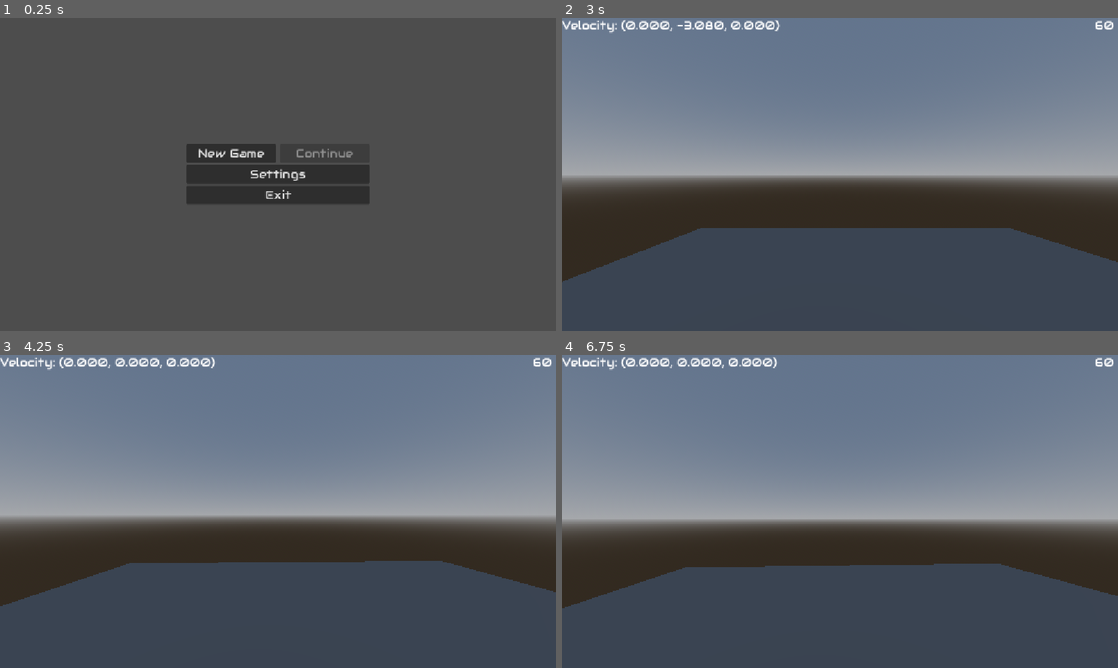
Above: before the commit, frames 1-4 (two rows, left to right).
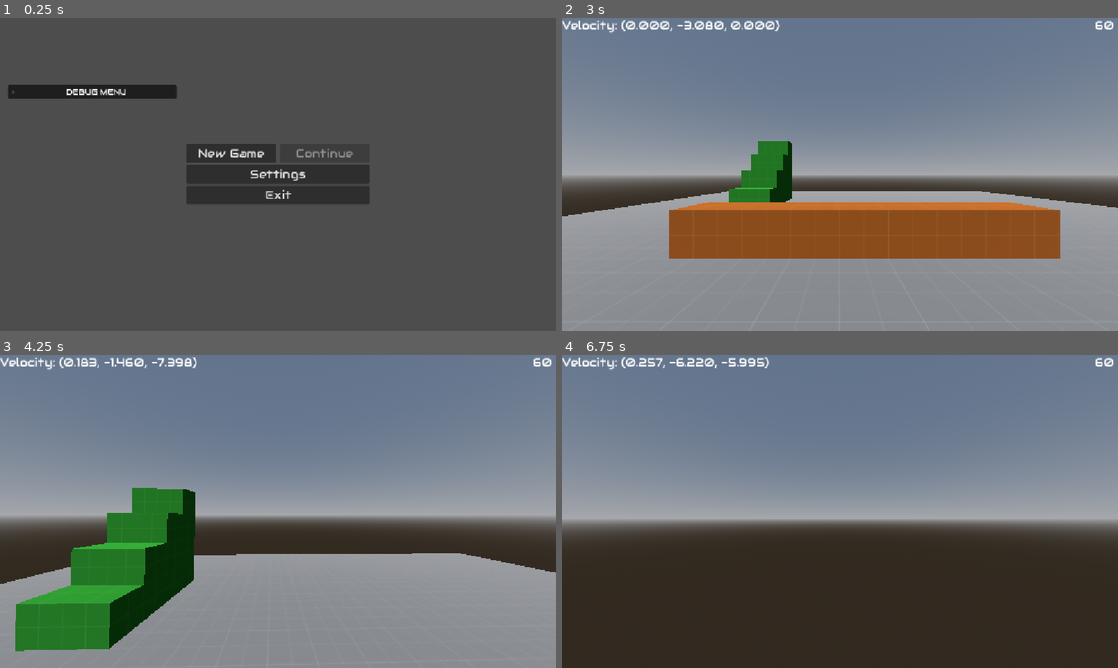
Above: after the commit, the same moments.

Repository: Electron7-7/a-poker-game-made-in-godot
Game: Godot game, scene res://main/dedicated_main.tscn
The game is run twice, just before and just after one commit, with the same random seed, the same clock (stepped at 60 frames per second) and the same inputs.
Inputs (mouse positions are in pixels of both pictures, inside the frame that each line leads up to):
- Up to frame 1 (0.25 s): no input
- Up to frame 2 (3 s): click "New Game" at 0.5 s; click (856, 108) at 1.27 s; type "Alex" at 1.35 s; click "New Game" at 2 s; click "Start Game" at 2.75 s
- Up to frame 3 (4.25 s): tap Enter at 3.5 s; move the mouse to (305, 511) at 3.52 s; hold W (move_forward, bound only after the commit) from 3.53 s (still down); hold Shift (sprint, bound only after the commit) from 3.53 s (still down); tap Space (jump, bound only after the commit) at 3.77, 3.8, 4.07 s
- Up to frame 4 (6.75 s): keep holding W (move_forward, bound only after the commit); move the mouse to (812, 511) at 4.27 s; release Shift (sprint, bound only after the commit) at 4.28 s; tap Space (jump, bound only after the commit) at 4.35, 4.52, 4.82, 5.3, 6.02, 6.32, 6.6 s; tap Shift (sprint, bound only after the commit) at 4.55, 5.85 s; move the mouse to (851, 505) at 5.02 s; hold Shift (sprint, bound only after the commit) 5.03-5.78 s; move the mouse to (834, 517) at 5.77 s; move the mouse to (878, 514) at 6.52 s

The runs differ from the first frame. In frame 1, 1.3% of the frame differs, in the area x 1-32%, y 21-26%; in frame 2, 44%, in the area x 0-100%, y 39-100%; in frame 3, 39%; in frame 4, 31%.

Commit message:
features(various cleanups and small additions): Some debug stuff, making sure that 'PlayerSpawn' doesn't add its editor preview in-game, and other tweaks.

Diff:
--- a/main/world.tscn
+++ b/main/world.tscn
@@ -1,7 +1,10 @@
-[gd_scene load_steps=6 format=3 uid="uid://disimm03y0k03"]
+[gd_scene load_steps=9 format=3 uid="uid://disimm03y0k03"]
 
 [ext_resource type="Script" uid="uid://crtcntar8hbpb" path="res://main/world.gd" id="1_ch0rr"]
 [ext_resource type="Script" uid="uid://c2bj2obe30rpq" path="res://things/thinkers/player_spawn.gd" id="2_cadw0"]
+[ext_resource type="Material" uid="uid://kuj3bw5bet02" path="res://resources/materials/dev_mat_light_grey.tres" id="3_sdvrk"]
+[ext_resource type="Material" uid="uid://cro58we6chbfr" path="res://resources/materials/dev_mat_orange.tres" id="4_b3acj"]
+[ext_resource type="Material" uid="uid://dfkgkjy7bwns3" path="res://resources/materials/dev_mat_green.tres" id="5_mnuad"]
 
 [sub_resource type="StandardMaterial3D" id="StandardMaterial3D_cadw0"]
 render_priority = -1
@@ -31,13 +34,44 @@
 script = ExtResource("2_cadw0")
 metadata/_custom_type_script = "uid://c2bj2obe30rpq"
 
-[node name="@MeshInstance3D@21037" type="MeshInstance3D" parent="PlayerSpawn"]
+[node name="@MeshInstance3D@21041" type="MeshInstance3D" parent="PlayerSpawn"]
 material_override = SubResource("StandardMaterial3D_sdvrk")
 mesh = SubResource("CapsuleMesh_b3acj")
 
+[node name="DirectionalLight3D" type="DirectionalLight3D" parent="."]
+transform = Transform3D(1, 0, 0, 0, 0.49999997, 0.86602545, 0, -0.86602545, 0.49999997, 0, 0, 0)
+
 [node name="TestGeometry" type="CSGCombiner3D" parent="."]
+transform = Transform3D(-1, 0, -8.742278e-08, 0, 1, 0, 8.742278e-08, 0, -1, 0, 0, 0)
 use_collision = true
 
 [node name="CSGBox3D" type="CSGBox3D" parent="TestGeometry"]
-transform = Transform3D(1, 0, 0, 0, 1, 0, 0, 0, 1, 0.5, -2, -0.5)
-size = Vector3(10, 1, 10)
+transform = Transform3D(1, 0, 0, 0, 1, 0, 0, 0, 1, -1.5, -2, 2)
+size = Vector3(26, 1, 31)
+material = ExtResource("3_sdvrk")
+
+[node name="CSGBox3D2" type="CSGBox3D" parent="TestGeometry"]
+transform = Transform3D(1, 0, 0, 0, 1, 0, 0, 0, 1, -0.5, -1, 4)
+material_override = ExtResource("4_b3acj")
+size = Vector3(8, 1, 1)
+material = ExtResource("4_b3acj")
+
+[node name="CSGBox3D3" type="CSGBox3D" parent="TestGeometry"]
+transform = Transform3D(1, 0, 0, 0, 1, 0, 0, 0, 1, 4.5, -1, 9.5)
+size = Vector3(2, 1, 2)
+material = ExtResource("5_mnuad")
+
+[node name="CSGBox3D4" type="CSGBox3D" parent="TestGeometry"]
+transform = Transform3D(1, 0, 0, 0, 1, 0, 0, 0, 1, 4.5, 0, 10)
+size = Vector3(2, 1, 1)
+material = ExtResource("5_mnuad")
+
+[node name="CSGBox3D5" type="CSGBox3D" parent="TestGeometry"]
+transform = Transform3D(1, 0, 0, 0, 1, 0, 0, 0, 1, 4.5, 0, 11.5)
+size = Vector3(2, 3, 2)
+material = ExtResource("5_mnuad")
+
+[node name="CSGBox3D6" type="CSGBox3D" parent="TestGeometry"]
+transform = Transform3D(1, 0, 0, 0, 1, 0, 0, 0, 1, 4.5, 2, 12)
+size = Vector3(2, 1, 1)
+material = ExtResource("5_mnuad")
--- a/managers/menu_manager.gd
+++ b/managers/menu_manager.gd
@@ -36,7 +36,7 @@
     add_child(settings_menu)
     add_child(server_menu)
     main_menu.Init()
-    settings_menu.load_settings()
+    settings_menu.Init()
 
 func CloseAllMenus() -> void:
     _pause_menu_last_visible = true;
--- a/menus/default_theme.tres
+++ b/menus/default_theme.tres
@@ -1,6 +1,7 @@
-[gd_resource type="Theme" load_steps=11 format=3 uid="uid://blvtl6fyy5r6g"]
+[gd_resource type="Theme" load_steps=13 format=3 uid="uid://blvtl6fyy5r6g"]
 
-[ext_resource type="FontFile" uid="uid://dtsickda5aw1n" path="res://fonts/Audiowide-Regular.ttf" id="1_7454o"]
+[ext_resource type="FontFile" uid="uid://dtsickda5aw1n" path="res://resources/fonts/Audiowide-Regular.ttf" id="1_7454o"]
+[ext_resource type="FontFile" uid="uid://sw3uexq5fkks" path="res://resources/fonts/Verdana.ttf" id="2_6od3n"]
 
 [sub_resource type="StyleBoxFlat" id="StyleBoxFlat_6d0am"]
 content_margin_left = 20.0
@@ -80,6 +81,21 @@
 corner_radius_bottom_right = 4
 corner_radius_bottom_left = 4
 
+[sub_resource type="StyleBoxFlat" id="StyleBoxFlat_m7v8c"]
+content_margin_left = 4.0
+content_margin_top = 4.0
+content_margin_right = 4.0
+content_margin_bottom = 4.0
+bg_color = Color(0.08800001, 0.10046667, 0.11, 0.98039216)
+corner_radius_top_left = 3
+corner_radius_top_right = 3
+corner_radius_bottom_right = 3
+corner_radius_bottom_left = 3
+expand_margin_left = 2.0
+expand_margin_top = 2.0
+expand_margin_right = 2.0
+expand_margin_bottom = 2.0
+
 [sub_resource type="StyleBoxFlat" id="StyleBoxFlat_7454o"]
 bg_color = Color(0, 0.77, 0.385, 0.172549)
 corner_radius_top_left = 3
@@ -113,6 +129,9 @@
 SliderDisplay/colors/font_color = Color(0.28235295, 0.5803922, 0.35686275, 1)
 SliderDisplay/styles/focus = SubResource("StyleBoxEmpty_6od3n")
 SliderDisplay/styles/normal = SubResource("StyleBoxFlat_qhu7v")
+TooltipLabel/font_sizes/font_size = 16
+TooltipLabel/fonts/font = ExtResource("2_6od3n")
+TooltipPanel/styles/panel = SubResource("StyleBoxFlat_m7v8c")
 WorldSelectButton/base_type = &"Button"
 WorldSelectButton/styles/hover = SubResource("StyleBoxFlat_7454o")
 WorldSelectButton/styles/pressed = SubResource("StyleBoxFlat_6od3n")
--- a/menus/frutiger_aero.tres
+++ b/menus/frutiger_aero.tres
@@ -1,6 +1,6 @@
 [gd_resource type="Theme" load_steps=3 format=3 uid="uid://bcsl5k5ovpnnn"]
 
-[ext_resource type="Texture2D" uid="uid://qoxn4in7fwgt" path="res://images/test_frutiger_button.png" id="1_3e7tc"]
+[ext_resource type="Texture2D" uid="uid://qoxn4in7fwgt" path="res://resources/images/test_frutiger_button.png" id="1_3e7tc"]
 
 [sub_resource type="StyleBoxTexture" id="StyleBoxTexture_55l3f"]
 texture = ExtResource("1_3e7tc")
--- a/menus/main_menu.gd
+++ b/menus/main_menu.gd
@@ -1,4 +1,6 @@
 extends Control
+
+@onready var _debug_fps  : LineEdit = $"%FPS"
 
 @onready var _main_menu  : VBoxContainer = $"%MainMenu"
 @onready var _pause_menu : VBoxContainer = $"%PauseMenu"
@@ -20,6 +22,8 @@
 @onready var _cancel_new_game : Button = $"%CancelNewGame"
 
 func Init() -> void:
+    _debug_fps.text_submitted.connect(DEBUG_set_fps_limit)
+
     _exit_button.pressed.connect(try_exit)
     _settings_button.pressed.connect(toggle_settings.bind(true))
     _pause_settings.pressed.connect(toggle_settings.bind(true))
@@ -34,6 +38,10 @@
     global_MenuManager.settings_menu.close.connect(toggle_settings.bind(false))
     self.visibility_changed.connect(set_visible_items)
     set_visible_items()
+
+func DEBUG_set_fps_limit(new_limit : String) -> void:
+    if(new_limit.is_valid_int()):
+        Engine.max_fps = new_limit.to_int()
 
 func try_exit() -> void:
     get_tree().quit()
--- a/menus/main_menu.tscn
+++ b/menus/main_menu.tscn
@@ -1,9 +1,13 @@
-[gd_scene load_steps=4 format=3 uid="uid://dxnt4m1x7ocog"]
+[gd_scene load_steps=5 format=3 uid="uid://dxnt4m1x7ocog"]
 
 [ext_resource type="Script" uid="uid://d0c7n1bwxv5sn" path="res://menus/main_menu.gd" id="1_ij7vn"]
 [ext_resource type="Theme" uid="uid://blvtl6fyy5r6g" path="res://menus/default_theme.tres" id="2_ij7vn"]
 
 [sub_resource type="StyleBoxEmpty" id="StyleBoxEmpty_ij7vn"]
+
+[sub_resource type="Theme" id="Theme_ij7vn"]
+Label/font_sizes/font_size = 16
+LineEdit/font_sizes/font_size = 16
 
 [node name="MainMenu" type="Control"]
 layout_mode = 3
@@ -198,3 +202,38 @@
 unique_name_in_owner = true
 layout_mode = 2
 text = "Cancel"
+
+[node name="DebugMenu" type="FoldableContainer" parent="."]
+layout_mode = 0
+offset_left = 16.0
+offset_top = 139.0
+offset_right = 366.0
+offset_bottom = 579.0
+theme = SubResource("Theme_ij7vn")
+folded = true
+title = "DEBUG MENU"
+title_alignment = 1
+metadata/_edit_lock_ = true
+
+[node name="VBoxContainer" type="VBoxContainer" parent="DebugMenu"]
+visible = false
+layout_mode = 2
+
+[node name="HBoxContainer" type="HBoxContainer" parent="DebugMenu/VBoxContainer"]
+layout_mode = 2
+
+[node name="Label" type="Label" parent="DebugMenu/VBoxContainer/HBoxContainer"]
+layout_mode = 2
+text = "Framerate Cap"
+
+[node name="FPS" type="LineEdit" parent="DebugMenu/VBoxContainer/HBoxContainer"]
+unique_name_in_owner = true
+layout_mode = 2
+placeholder_text = "0 (unlimited)"
+max_length = 3
+expand_to_text_length = true
+context_menu_enabled = false
+emoji_menu_enabled = false
+middle_mouse_paste_enabled = false
+drag_and_drop_selection_enabled = false
+select_all_on_focus = true
--- a/project.godot
+++ b/project.godot
@@ -27,11 +27,48 @@
 
 window/stretch/mode="canvas_items"
 window/stretch/aspect="expand"
+window/vsync/vsync_mode=0
 
 [global_group]
 
 Persist="Nodes that will be saved (as long as they have a 'save' function)"
 PlayerSpawn="A player spawn point"
+GodotPlayer="The main group for the Player"
+
+[input]
+
+move_forward={
+"deadzone": 0.2,
+"events": [Object(InputEventKey,"resource_local_to_scene":false,"resource_name":"","device":-1,"window_id":0,"alt_pressed":false,"shift_pressed":false,"ctrl_pressed":false,"meta_pressed":false,"pressed":false,"keycode":0,"physical_keycode":87,"key_label":0,"unicode":119,"location":0,"echo":false,"script":null)
+]
+}
+move_backward={
+"deadzone": 0.2,
+"events": [Object(InputEventKey,"resource_local_to_scene":false,"resource_name":"","device":-1,"window_id":0,"alt_pressed":false,"shift_pressed":false,"ctrl_pressed":false,"meta_pressed":false,"pressed":false,"keycode":0,"physical_keycode":83,"key_label":0,"unicode":115,"location":0,"echo":false,"script":null)
+]
+}
+move_left={
+"deadzone": 0.2,
+"events": [Object(InputEventKey,"resource_local_to_scene":false,"resource_name":"","device":-1,"window_id":0,"alt_pressed":false,"shift_pressed":false,"ctrl_pressed":false,"meta_pressed":false,"pressed":false,"keycode":0,"physical_keycode":65,"key_label":0,"unicode":97,"location":0,"echo":false,"script":null)
+]
+}
+move_right={
+"deadzone": 0.2,
+"events": [Object(InputEventKey,"resource_local_to_scene":false,"resource_name":"","device":-1,"window_id":0,"alt_pressed":false,"shift_pressed":false,"ctrl_pressed":false,"meta_pressed":false,"pressed":false,"keycode":0,"physical_keycode":68,"key_label":0,"unicode":100,"location":0,"echo":false,"script":null)
+]
+}
+jump={
+"deadzone": 0.2,
+"events": [Object(InputEventKey,"resource_local_to_scene":false,"resource_name":"","device":-1,"window_id":0,"alt_pressed":false,"shift_pressed":false,"ctrl_pressed":false,"meta_pressed":false,"pressed":false,"keycode":0,"physical_keycode":32,"key_label":0,"unicode":32,"location":0,"echo":false,"script":null)
+, Object(InputEventMouseButton,"resource_local_to_scene":false,"resource_name":"","device":-1,"window_id":0,"alt_pressed":false,"shift_pressed":false,"ctrl_pressed":false,"meta_pressed":false,"button_mask":0,"position":Vector2(0, 0),"global_position":Vector2(0, 0),"factor":1.0,"button_index":5,"canceled":false,"pressed":false,"double_click":false,"script":null)
+, Object(InputEventMouseButton,"resource_local_to_scene":false,"resource_name":"","device":-1,"window_id":0,"alt_pressed":false,"shift_pressed":false,"ctrl_pressed":false,"meta_pressed":false,"button_mask":0,"position":Vector2(0, 0),"global_position":Vector2(0, 0),"factor":1.0,"button_index":4,"canceled":false,"pressed":false,"double_click":false,"script":null)
+]
+}
+sprint={
+"deadzone": 0.2,
+"events": [Object(InputEventKey,"resource_local_to_scene":false,"resource_name":"","device":-1,"window_id":0,"alt_pressed":false,"shift_pressed":false,"ctrl_pressed":false,"meta_pressed":false,"pressed":false,"keycode":0,"physical_keycode":4194325,"key_label":0,"unicode":0,"location":0,"echo":false,"script":null)
+]
+}
 
 [physics]
 
--- a/things/thinkers/player_spawn.gd
+++ b/things/thinkers/player_spawn.gd
@@ -22,12 +22,12 @@
         child.OutlineThickness = OutlineThickness
 
 func _editor_ready() -> void:
-    for child in get_children(true):
-        child.free()
     add_child(_editor_preview, false, INTERNAL_MODE_FRONT)
     get_child(0, true).owner = get_tree().edited_scene_root
 
 func _ready() -> void:
     add_to_group(GroupName, true)
+    for child in get_children(true):
+        child.free()
     if(Engine.is_editor_hint()):
         _editor_ready()
